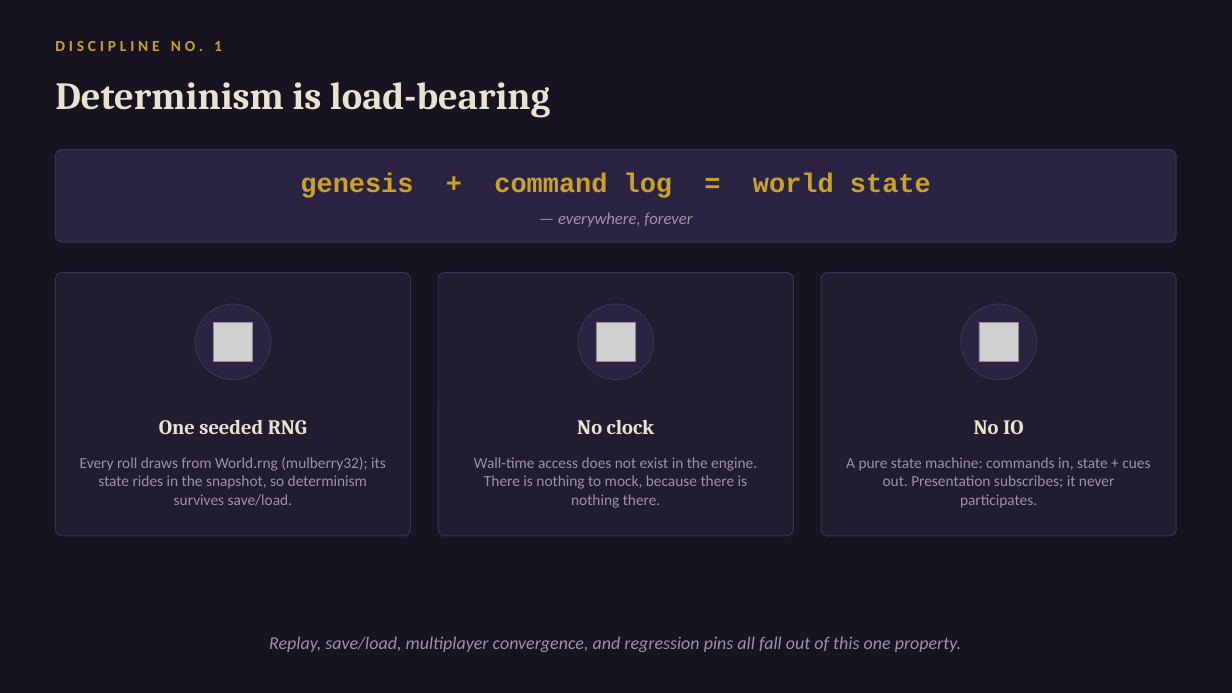
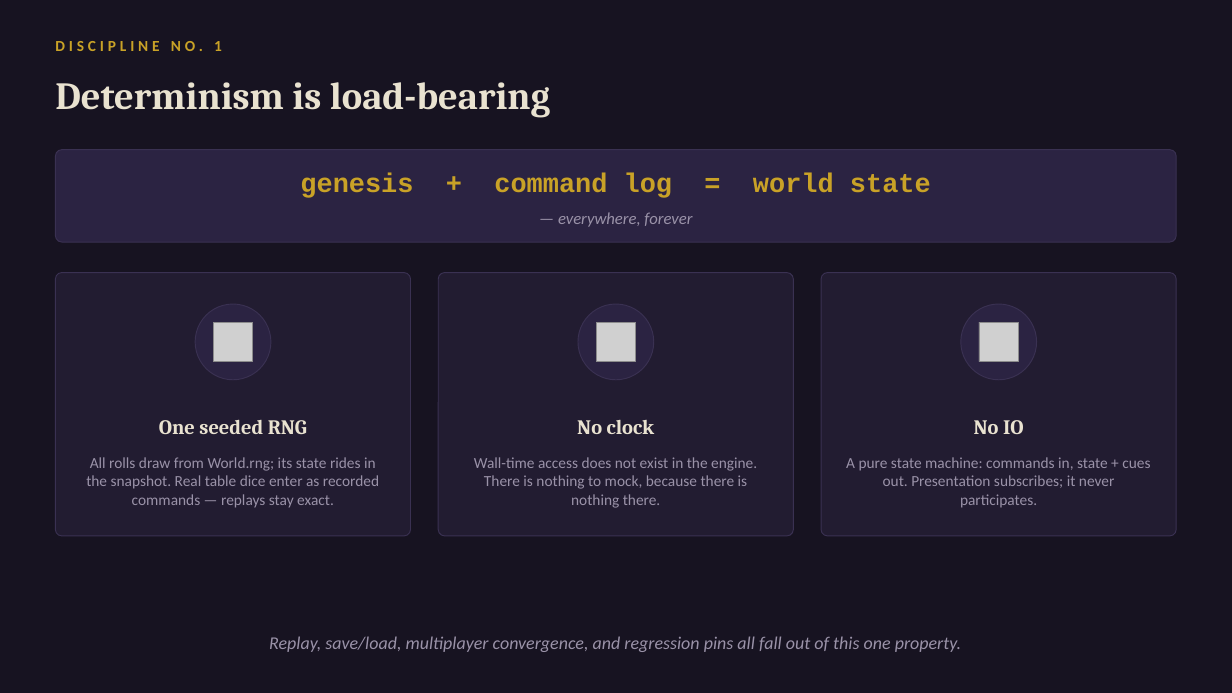
Before and after one commit to daniel0mullins/WickedWays, a slide deck: slide 4 of docs/talks/decks/02-lightning-talk.pptx. Drawn at 1232x693 pixels with LibreOffice and Linux fonts; fonts in the diff are those of the drawing; grey boxes stand for pictures. Boxes give left, top, right and bottom in pixels: in the first picture for what was removed or moved away, otherwise in the second. Text is boxed around its words. In the diff, an @@ line names an element or a change of style, - is before the commit and + after.

```diff
--- a/docs/talks/decks/02-lightning-talk.pptx
+++ b/docs/talks/decks/02-lightning-talk.pptx
@@ text at (x1=86, y1=457, x2=379, y2=508): text changed @@
-Every roll draws from World.rng (mulberry32); its state rides in the snapshot, so determinism survives save/load.
+All rolls draw from World.rng; its state rides in the snapshot. Real table dice enter as recorded commands — replays stay exact.
```
Also in this commit, not shown: 2 other slides changed, 7 other files.
